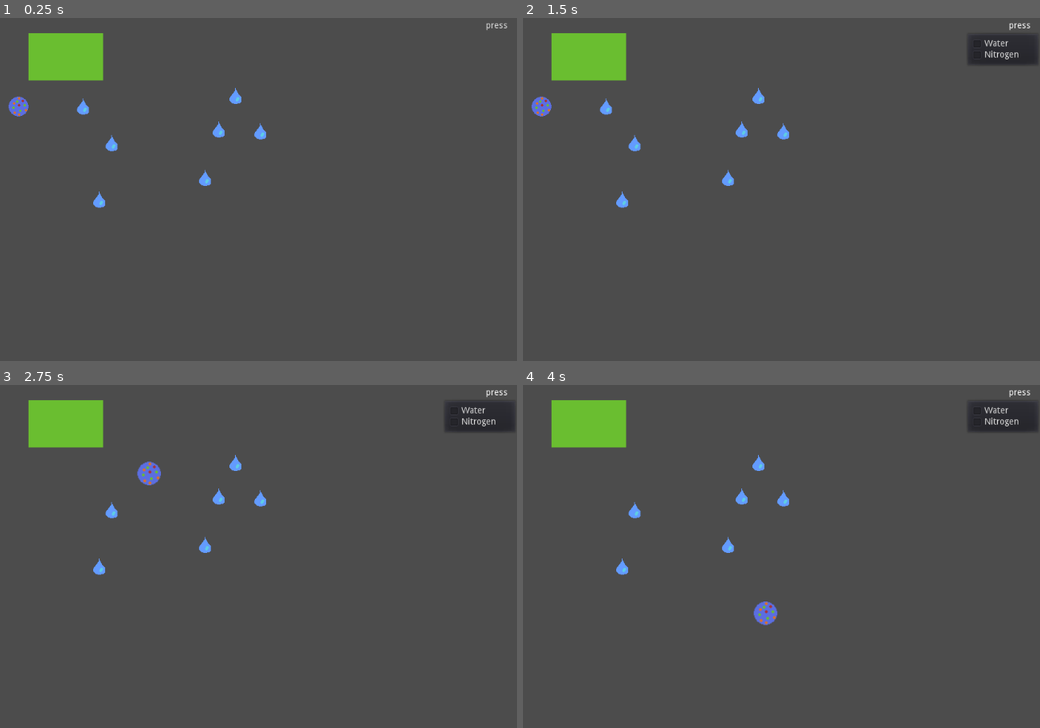
Above: before the commit, frames 1-4 (two rows, left to right).
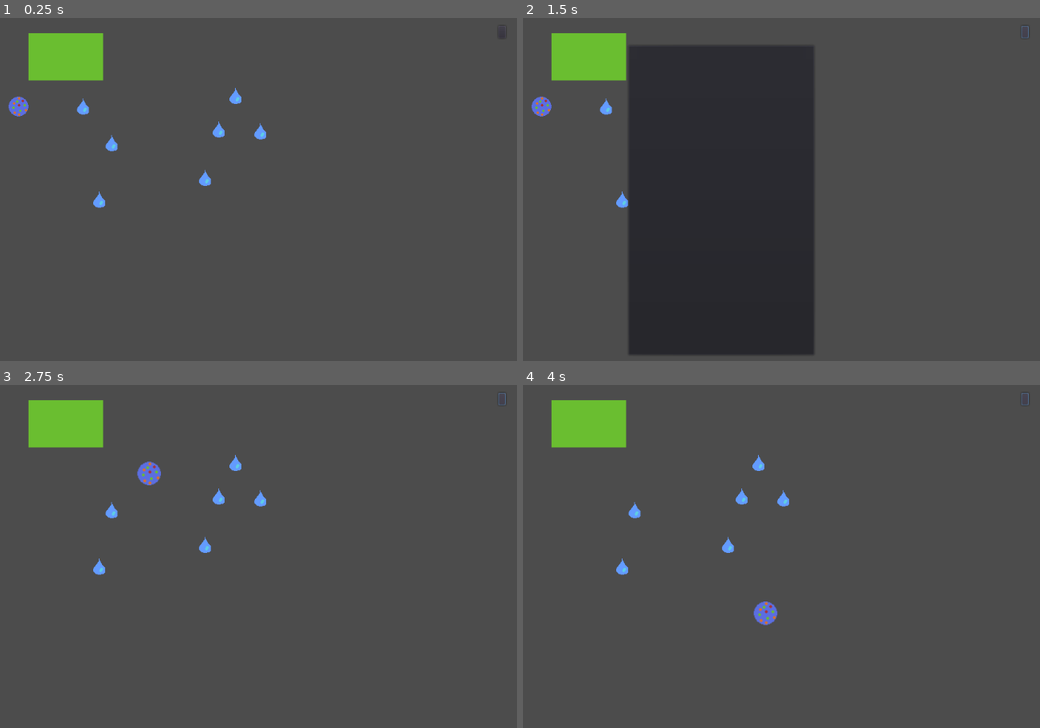
Above: after the commit, the same moments.

Repository: xwedea/froots
Game: Godot game, scene res://levels/Main.tscn
The game is run twice, just before and just after one commit, with the same random seed, the same clock (stepped at 60 frames per second) and the same inputs.
Inputs (mouse positions are in pixels of both pictures, inside the frame that each line leads up to):
- Up to frame 1 (0.25 s): no input
- Up to frame 2 (1.5 s): click (1019, 24) at 0.5 s, where only the run before the commit has a clickable "press"; click (1024, 31) at 1.27 s
- Up to frame 3 (2.75 s): tap Enter at 2 s; hold D (go_right) from 2.03 s (still down)
- Up to frame 4 (4 s): release D (go_right) at 2.78 s; hold S (go_down) 2.78-3.53 s; hold D (go_right) from 3.53 s (still down)

The runs differ from the first frame. In frame 1, less than 0.1% of the frame differs, in the area x 93-99%, y 1-4%; in frame 2, 33%, in the area x 20-100%, y 1-99%; in frame 3, 1.1%; in frame 4, 1.1%.

Commit message:
Update HUD component

Diff:
--- /dev/null
+++ b/Button.gd
@@ -0,0 +1,12 @@
+extends Button
+
+func _ready():
+	connect("pressed", self, "_button_pressed")
+
+func _process(delta):
+
+	if(Input.is_action_just_pressed("menu")):
+		$PopupPanel.visible = !$PopupPanel.visible
+
+func _button_pressed():
+	$PopupPanel.visible = !$PopupPanel.visible
--- a/HUD.tscn
+++ b/HUD.tscn
@@ -1,26 +1,35 @@
 [gd_scene load_steps=2 format=2]
 
-[ext_resource path="res://levels/MenuButton.gd" type="Script" id=1]
+[ext_resource path="res://Button.gd" type="Script" id=1]
 
 [node name="HUD" type="CanvasLayer"]
 
 [node name="MarginContainer" type="MarginContainer" parent="."]
 anchor_right = 1.0
 anchor_bottom = 1.0
+margin_top = 1.0
+margin_bottom = 1.0
 mouse_filter = 2
-custom_constants/margin_right = 9
-custom_constants/margin_top = 9
-custom_constants/margin_left = 9
-custom_constants/margin_bottom = 9
+custom_constants/margin_right = 18
+custom_constants/margin_top = 18
+custom_constants/margin_left = 18
+custom_constants/margin_bottom = 18
 
-[node name="MenuButton" type="MenuButton" parent="MarginContainer"]
-margin_left = 968.0
-margin_top = 9.0
-margin_right = 1015.0
-margin_bottom = 29.0
-focus_mode = 2
+[node name="Button" type="Button" parent="MarginContainer"]
+margin_left = 994.0
+margin_top = 18.0
+margin_right = 1006.0
+margin_bottom = 38.0
 size_flags_horizontal = 8
 size_flags_vertical = 0
-text = "press"
-items = [ "Water", null, 1, false, false, 0, 0, null, "", false, "Nitrogen", null, 1, false, false, 1, 0, null, "", false ]
 script = ExtResource( 1 )
+
+[node name="PopupPanel" type="PopupPanel" parent="MarginContainer/Button"]
+anchor_left = 0.5
+anchor_top = 0.5
+anchor_right = 0.5
+anchor_bottom = 0.5
+margin_left = -150.0
+margin_top = -250.0
+margin_right = 150.0
+margin_bottom = 250.0
--- a/levels/MenuButton.gd
+++ b/levels/MenuButton.gd
@@ -2,7 +2,9 @@
 
 
 func _ready():
-	get_popup().hide_on_checkable_item_selection = false
+	get_popup().rect_global_position = Vector2(500,500)
+	get_popup().
+
 	pass
 
 func _process(delta):
--- a/project.godot
+++ b/project.godot
@@ -44,6 +44,11 @@
 "events": [ Object(InputEventKey,"resource_local_to_scene":false,"resource_name":"","device":0,"alt":false,"shift":false,"control":false,"meta":false,"command":false,"pressed":false,"scancode":0,"physical_scancode":65,"unicode":0,"echo":false,"script":null)
  ]
 }
+menu={
+"deadzone": 0.5,
+"events": [ Object(InputEventKey,"resource_local_to_scene":false,"resource_name":"","device":0,"alt":false,"shift":false,"control":false,"meta":false,"command":false,"pressed":false,"scancode":0,"physical_scancode":16777218,"unicode":0,"echo":false,"script":null)
+ ]
+}
 
 [layer_names]
 
